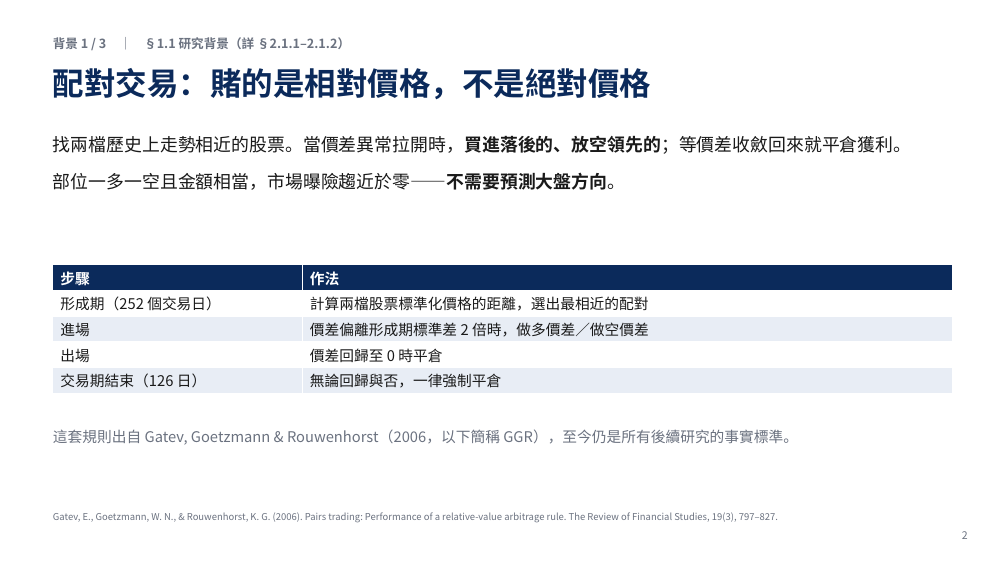
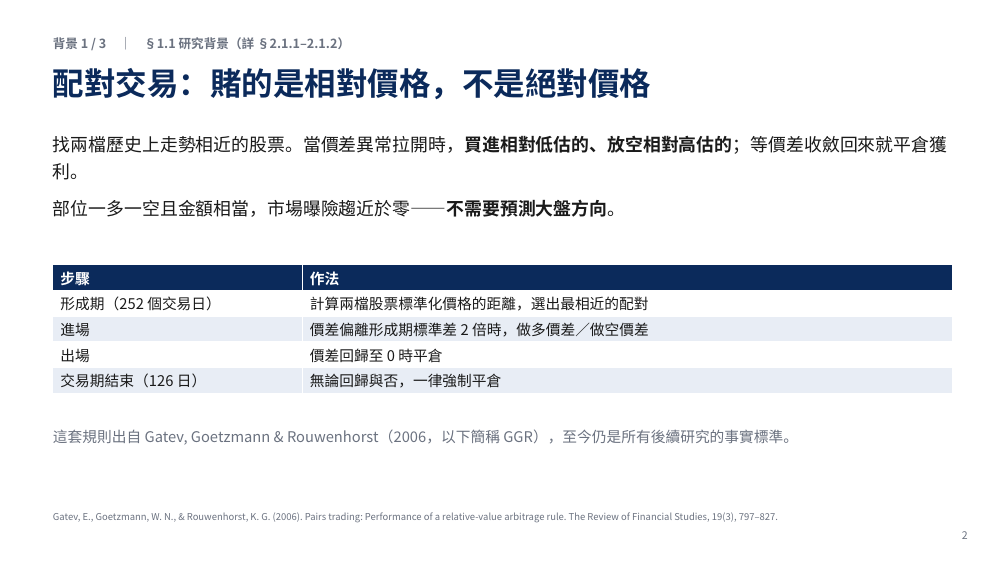
Before and after one commit to LerajieAsta/pairtrade_trainingproject, a slide deck: slide 2 of thesis/1150922.pptx. Drawn at 1008x567 pixels with LibreOffice and Linux fonts; fonts in the diff are those of the drawing. Boxes give left, top, right and bottom in pixels: in the first picture for what was removed or moved away, otherwise in the second. Text is boxed around its words. In the diff, an @@ line names an element or a change of style, - is before the commit and + after.

```diff
--- a/thesis/1150922.pptx
+++ b/thesis/1150922.pptx
@@ text at <box>53,136,947,180</box>: text changed @@
-找兩檔歷史上走勢相近的股票。當價差異常拉開時，買進落後的、放空領先的；等價差收斂回來就平倉獲利。
+找兩檔歷史上走勢相近的股票。當價差異常拉開時，買進相對低估的、放空相對高估的；等價差收斂回來就平倉獲利。
```
